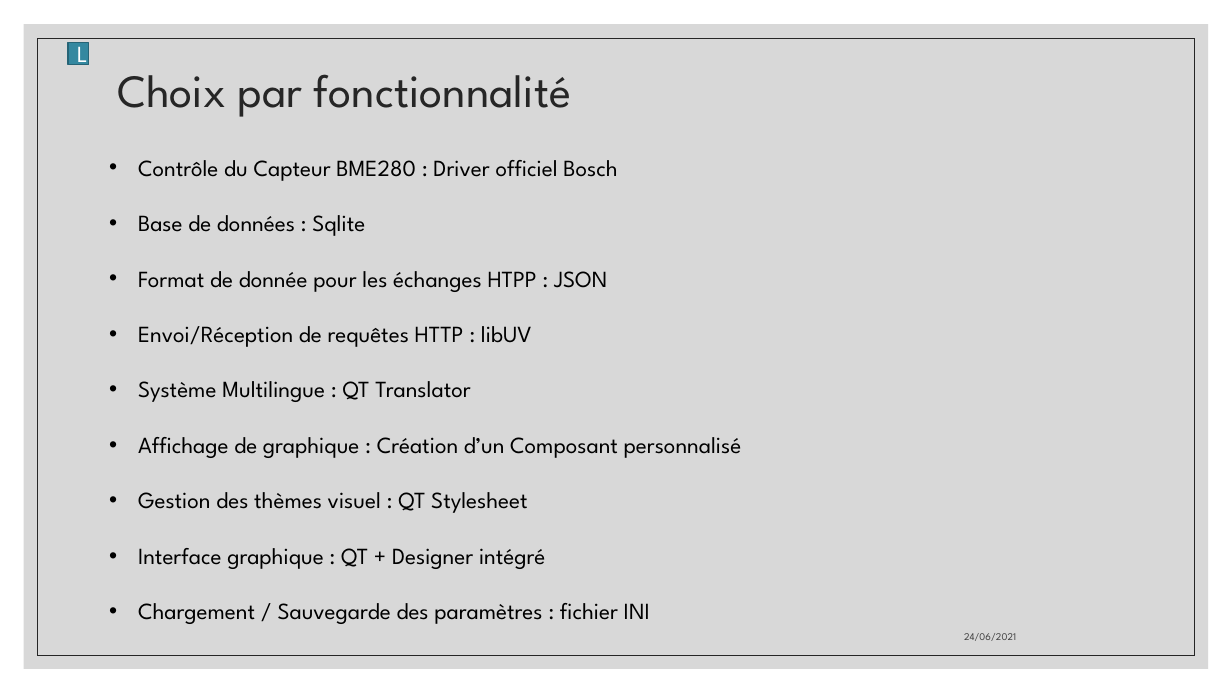
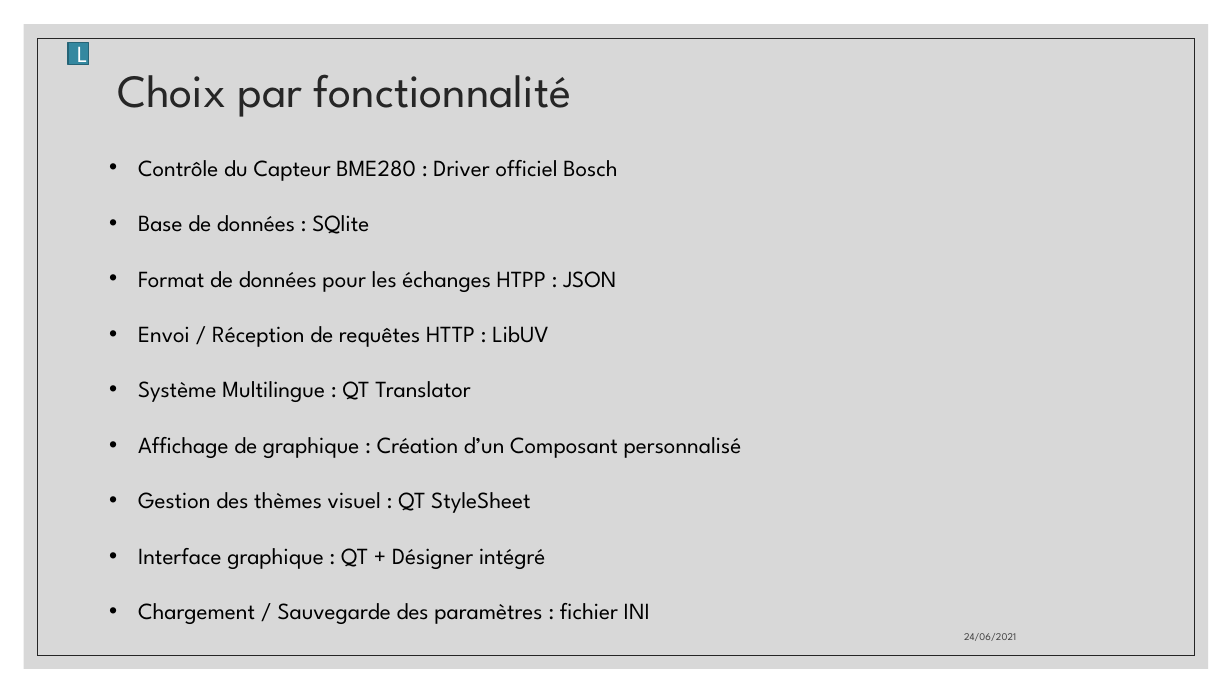
Before and after one commit to aiekick/ProjectStationMeteo, a slide deck: slide 17 of doc/StationMeteo_Soutenance_Stephane.pptx. Drawn at 1232x693 pixels with LibreOffice and Linux fonts; fonts in the diff are those of the drawing. Boxes give left, top, right and bottom in pixels: in the first picture for what was removed or moved away, otherwise in the second. Text is boxed around its words. In the diff, an @@ line names an element or a change of style, - is before the commit and + after.

```diff
--- a/doc/StationMeteo_Soutenance_Stephane.pptx
+++ b/doc/StationMeteo_Soutenance_Stephane.pptx
@@ text at [138,215,616,347]: text changed @@
-• Base de données : Sqlite
-• Format de donnée pour les échanges HTPP : JSON
-• Envoi/Réception de requêtes HTTP : libUV
+• Base de données : SQlite
+• Format de données pour les échanges HTPP : JSON
+• Envoi / Réception de requêtes HTTP : LibUV
@@ text at [138,492,545,569]: text changed @@
-• Gestion des thèmes visuel : QT Stylesheet
-• Interface graphique : QT + Designer intégré
+• Gestion des thèmes visuel : QT StyleSheet
+• Interface graphique : QT + Désigner intégré
```
Also in this commit, not shown: 14 other slides changed, 1 slide removed.
